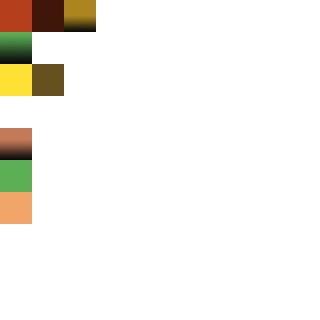
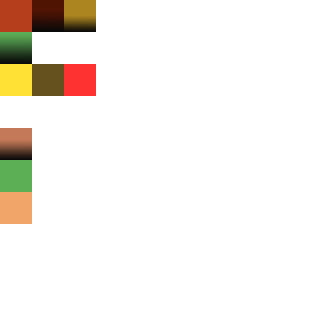
Layer changes from the first 320 × 320 image to the second:
painted on "Rectangle 8" over [74, 20, 81, 27]
painted on "Rectangle 3" over [1, 35, 32, 57]
added layer "Rectangle 11" above "Rectangle 2" over [64, 64, 96, 96]
painted on "Rectangle 2" over [32, 0, 64, 32]
